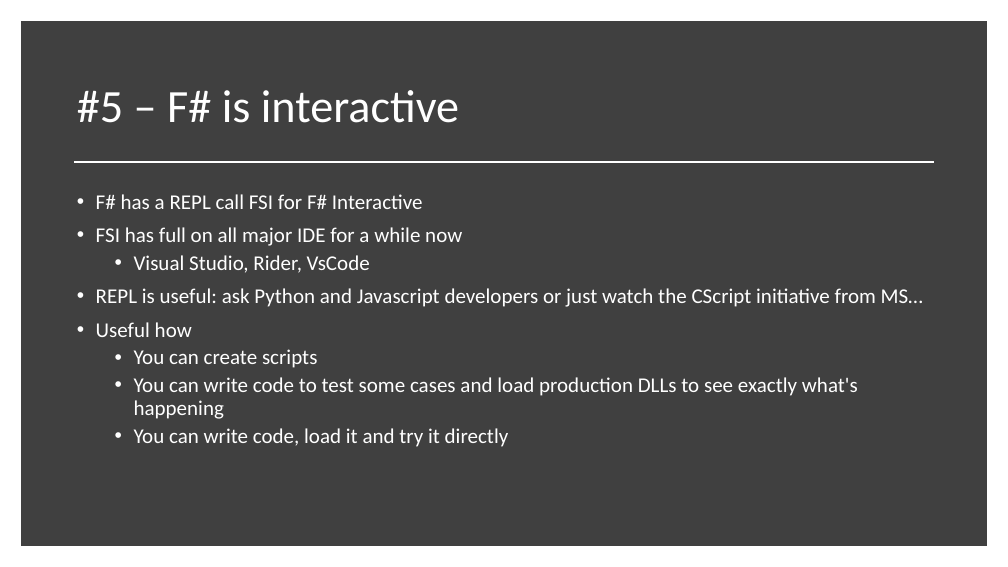
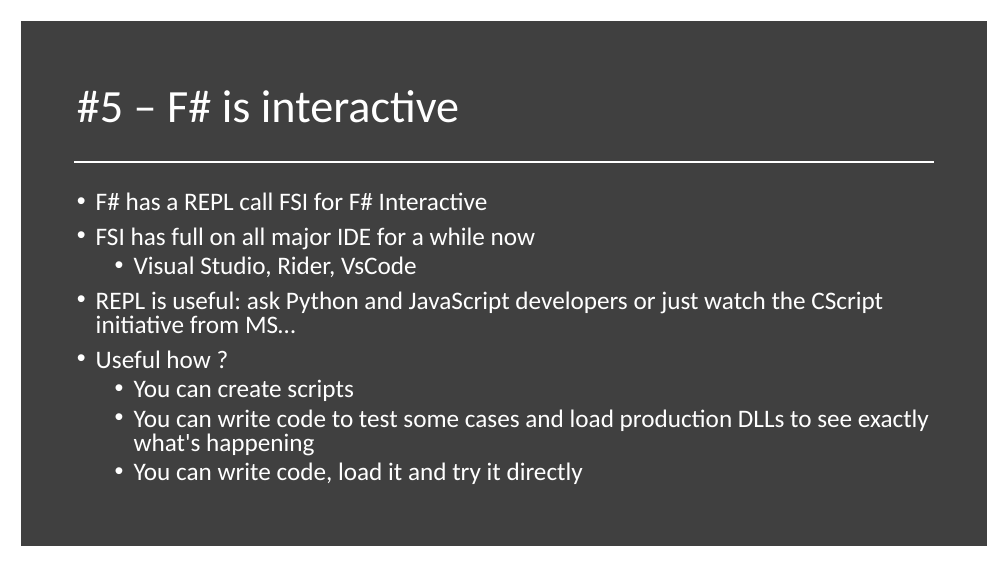
Before and after one commit to essic/prez-why-fsharp, a slide deck: slide 27 of WhyFSharp.pptx (slide 28 before the commit). Drawn at 1008x567 pixels with LibreOffice and Linux fonts; fonts in the diff are those of the drawing. Boxes give left, top, right and bottom in pixels: in the first picture for what was removed or moved away, otherwise in the second. Text is boxed around its words. In the diff, an @@ line names an element or a change of style, - is before the commit and + after.

```diff
--- a/WhyFSharp.pptx
+++ b/WhyFSharp.pptx
@@ text at [96,192,929,484]: size 20 to 24 pt in "F# has a REPL call FSI for ...", "FSI has full on all major IDE ...", "Visual Studio, Rider, VsCode", "You can create scripts" and 2 more places; line spacing 0.9 to 0.8 @@
@@ text at [96,291,883,368]: text changed; size 20 to 24 pt @@
-• REPL is useful: ask Python and Javascript developers or just watch the CScript initiative from MS…
-• Useful how
+• REPL is useful: ask Python and JavaScript developers or just watch the CScript initiative from MS…
+• Useful how ?
```
Also in this commit, not shown: 19 other slides changed, 1 slide removed.
